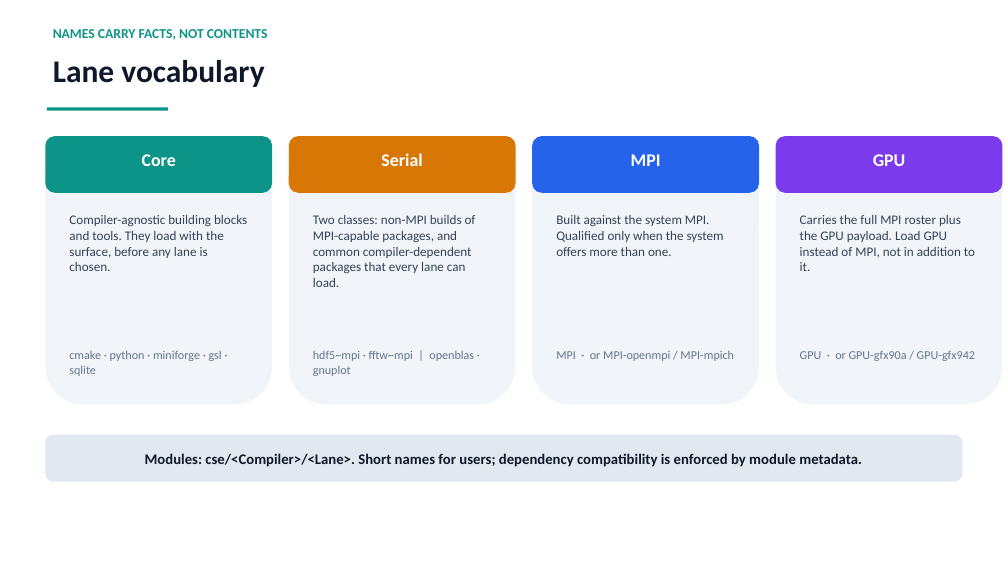
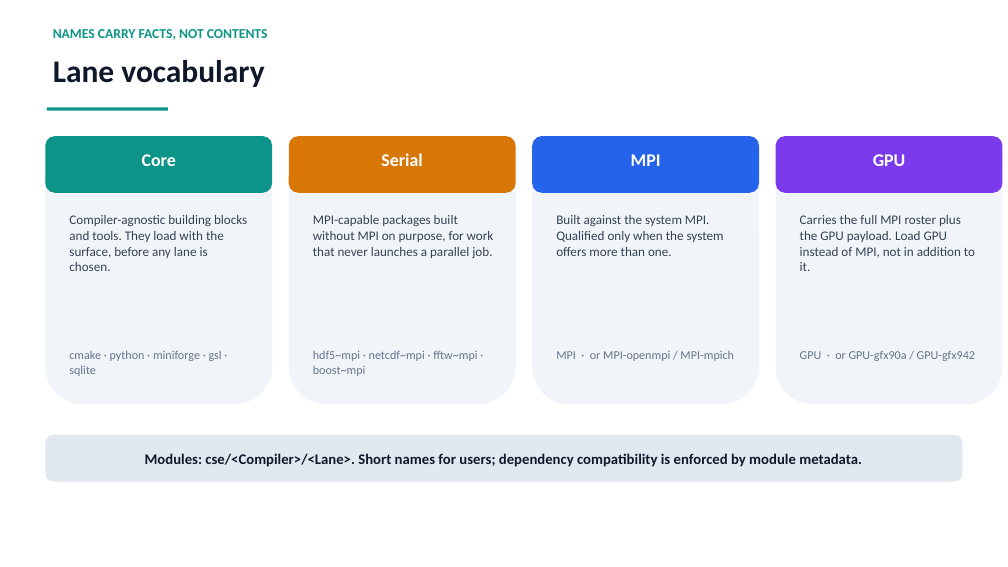
Before and after one commit to ray12514/stack-planning, a slide deck: slide 6 of presentations/cse_lanes_model.pptx. Drawn at 1008x567 pixels with LibreOffice and Linux fonts; fonts in the diff are those of the drawing. Boxes give left, top, right and bottom in pixels: in the first picture for what was removed or moved away, otherwise in the second. Text is boxed around its words. In the diff, an @@ line names an element or a change of style, - is before the commit and + after.

Commit message:
Compiler-common is its own group, not a tenant of Serial
Placement asks three independent questions: is the package
compiler-dependent, is it lane-specific, and is it automatically in the
view or explicitly loaded. Earlier revisions collapsed them, which is
what made BLAS placement feel arbitrary and forced Serial to hold two
unrelated classes of software.

Answering them separately gives four groups, and Foundation turns out to
be defined by exposure behaviour rather than by what its packages are.
That is why zlib and OpenBLAS feel alike, since neither has an MPI
dimension, yet belong apart: one is linked without being chosen, the
other is chosen.

Compiler-common becomes a sibling of Core rather than something built by
and inherited from Serial. The two special cases the old ownership forced
(a warning when a column has no serial lane to own the shared root, a
hard error when two claim it) do not survive the change, because there is
no owner to be ambiguous about. The implementation still hangs it off
Serial and now trails the design; that is recorded where the old section
was, per the doc-first rule.

```diff
--- a/presentations/cse_lanes_model.pptx
+++ b/presentations/cse_lanes_model.pptx
@@ text at box(313, 215, 494, 259): text changed @@
-Two classes: non-MPI builds of MPI-capable packages, and common compiler-dependent packages that every lane can load.
+MPI-capable packages built without MPI on purpose, for work that never launches a parallel job.
@@ text at box(313, 351, 477, 376): text changed @@
-hdf5~mpi · fftw~mpi | openblas · gnuplot
+hdf5~mpi · netcdf~mpi · fftw~mpi · boost~mpi
```
Also in this commit, not shown: 3 other slides changed, 3 other files.
